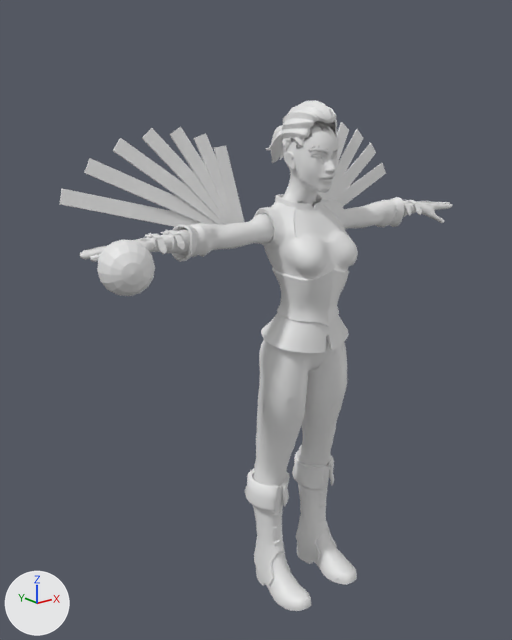
An edit to the glTF model unity/Tools~/models/heroes_hd/SB_Hero_tilly_HD.glb, drawn before and after from the same camera.
Both versions are drawn from a 50 mm lens placed at (-1.664, -1.782, 1.838), pointed at (-0.096, 0.178, 1.054). Every picture has the same lights, and +X, +Y and +Z are marked at lower left. The first picture is the older version. Vertices at exactly the same position are counted once.

The first picture shows 'SB_Hero_tilly'.
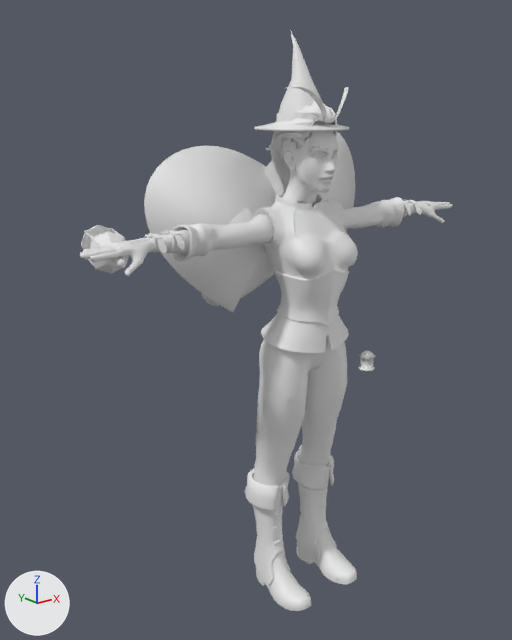
Pixel boxes (x1, y1, x2, y2) of what changed, in the pictures (512 x 640 px):
'SB_Hero_tilly', reshaped (14% taller)
    before: (60, 100, 453, 611)
    after: (80, 30, 453, 611)
part 1 of me_face, built on
    before: (60, 122, 444, 296)
    after: (80, 30, 452, 313)
part 2 of me_face, added
    after: (358, 350, 375, 371)

The change, as a list of edits to the scene's bpy script:
```text
Change me_face:
    used by ob_sb_hero_tilly; location = (0.0, 0.0, 0.0)
    remove me_face.from_pydata(...)  # 11692 vertices, 21650 faces; spans x -0.83..0.83, y -0.17..0.35, z -0.01..1.83
    add me_face.from_pydata(...)  # 13399 vertices, 24172 faces; spans x -0.83..0.83, y -0.17..0.32, z -0.01..2.05
    me_face part 1: 93 vertices moved within x -0.83..0.83, y -0.1..0.17, z 1.35..1.72; 232 vertices removed from x -0.82..0.76, y -0.13..0.35, z 1.31..1.75; 1839 vertices added at x -0.83..0.83, y -0.1..0.32, z 1.12..2.05
    me_face part 2: 50 vertices added at x 0.14..0.2, y -0.17..-0.1, z 0.89..0.96
    other edits to the shape of me_face do not show in these pictures
```
